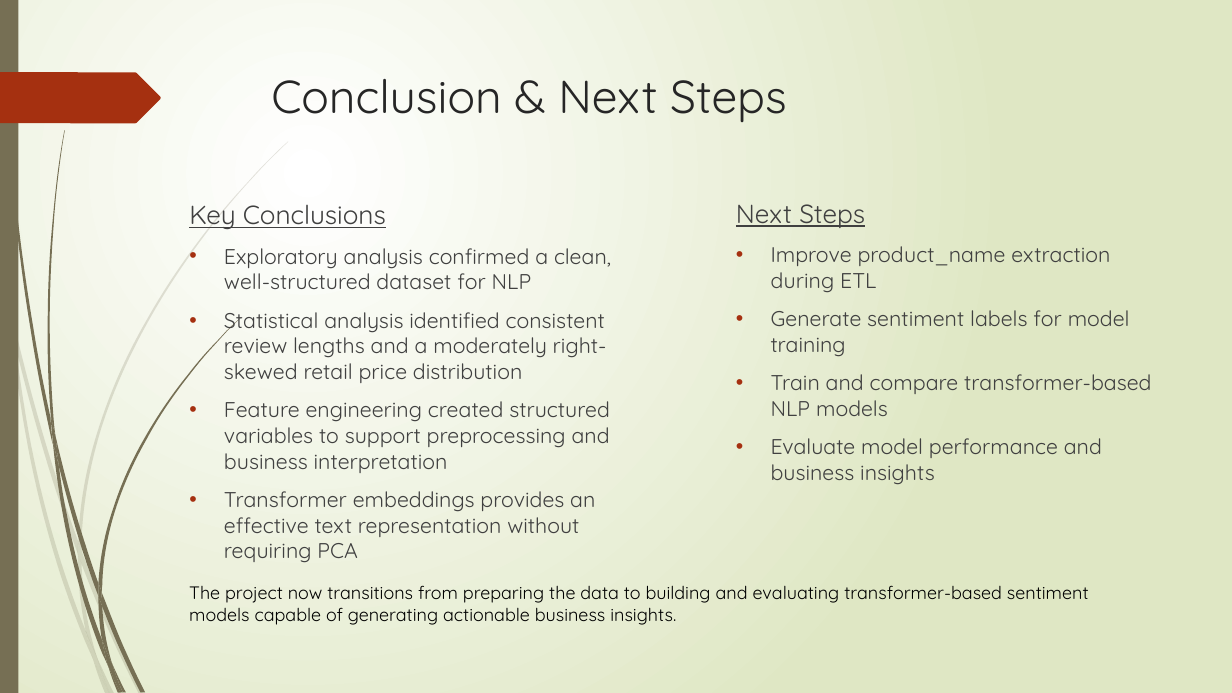
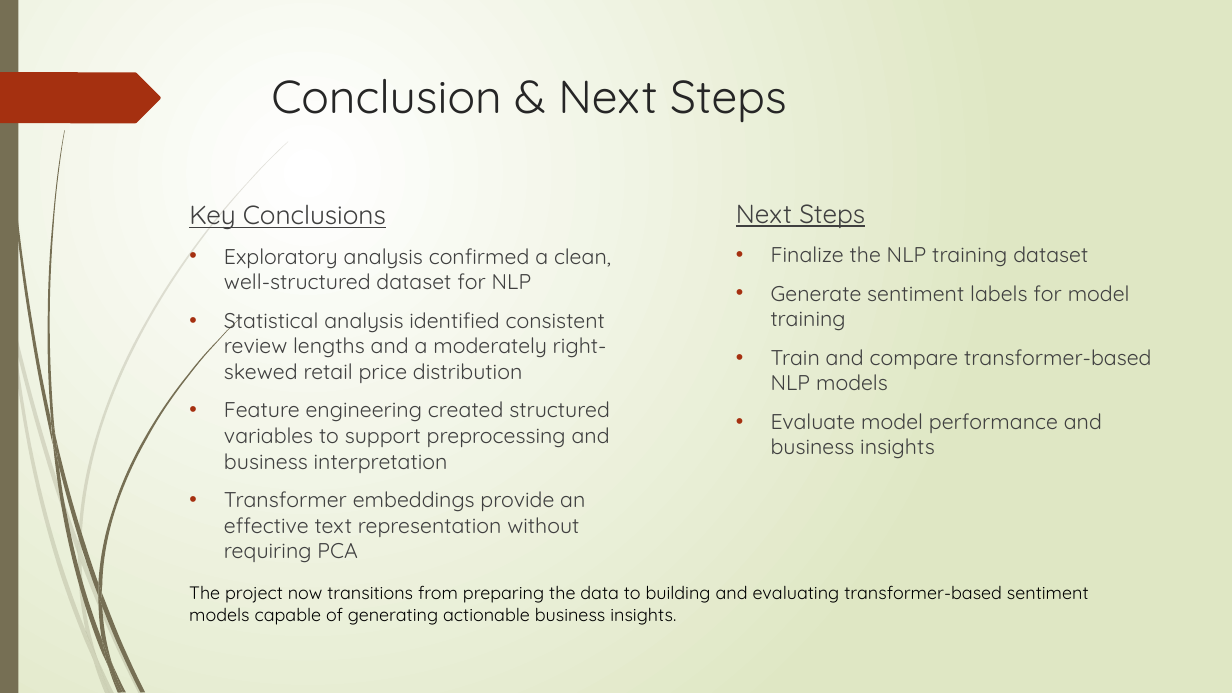
Before and after one commit to Austin-Engstrom/capstone-ds785, a slide deck: slide 8 of project_documents/DS785_Presentation3.pptx. Drawn at 1232x693 pixels with LibreOffice and Linux fonts; fonts in the diff are those of the drawing. Boxes give left, top, right and bottom in pixels: in the first picture for what was removed or moved away, otherwise in the second. Text is boxed around its words. In the diff, an @@ line names an element or a change of style, - is before the commit and + after.

```diff
--- a/project_documents/DS785_Presentation3.pptx
+++ b/project_documents/DS785_Presentation3.pptx
@@ text at [771, 246, 1088, 266]: text changed @@
-• Improve product_name extraction during ETL
+• Finalize the NLP training dataset
@@ text at [224, 491, 585, 563]: text changed @@
-• Transformer embeddings provides an effective text representation without requiring PCA
+• Transformer embeddings provide an effective text representation without requiring PCA
```
Also in this commit, not shown: 4 other slides changed, 15 other files.
